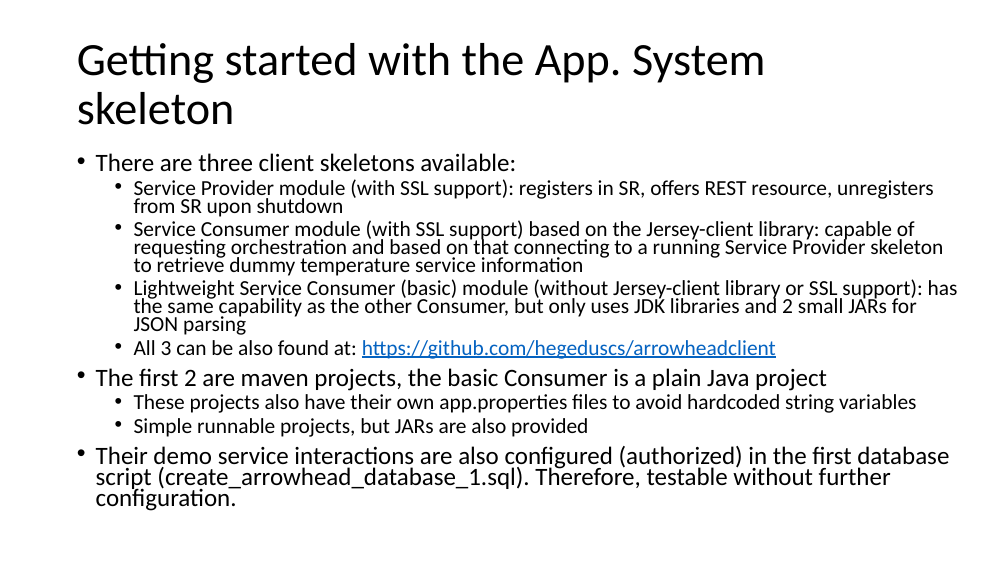
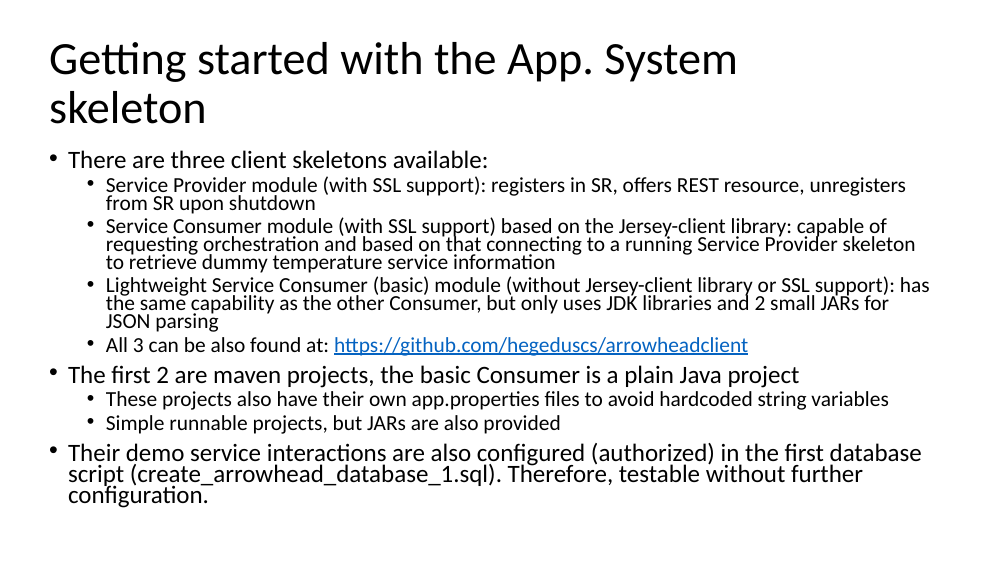
Before and after one commit to hegeduscs/arrowhead, a slide deck: slide 23 of documentation/Quick-Start-Guide-M2.pptx. Drawn at 1008x567 pixels with LibreOffice and Linux fonts; fonts in the diff are those of the drawing. Boxes give left, top, right and bottom in pixels: in the first picture for what was removed or moved away, otherwise in the second. Text is boxed around its words. In the diff, an @@ line names an element or a change of style, - is before the commit and + after.

Commit message:
quick start guide ppt finished

```diff
--- a/documentation/Quick-Start-Guide-M2.pptx
+++ b/documentation/Quick-Start-Guide-M2.pptx
@@ title "Getting started with the App. ...": place and size @@
-title "Getting started with the App. ..." at <box>77,43,766,125</box>
+title "Getting started with the App. ..." at <box>49,42,738,124</box>
@@ text "There are three client skeletons ...": place and size @@
-text "There are three client skeletons ..." at <box>96,153,958,511</box>
+text "There are three client skeletons ..." at <box>68,150,930,508</box>
```
Also in this commit, not shown: 4 other slides changed.
